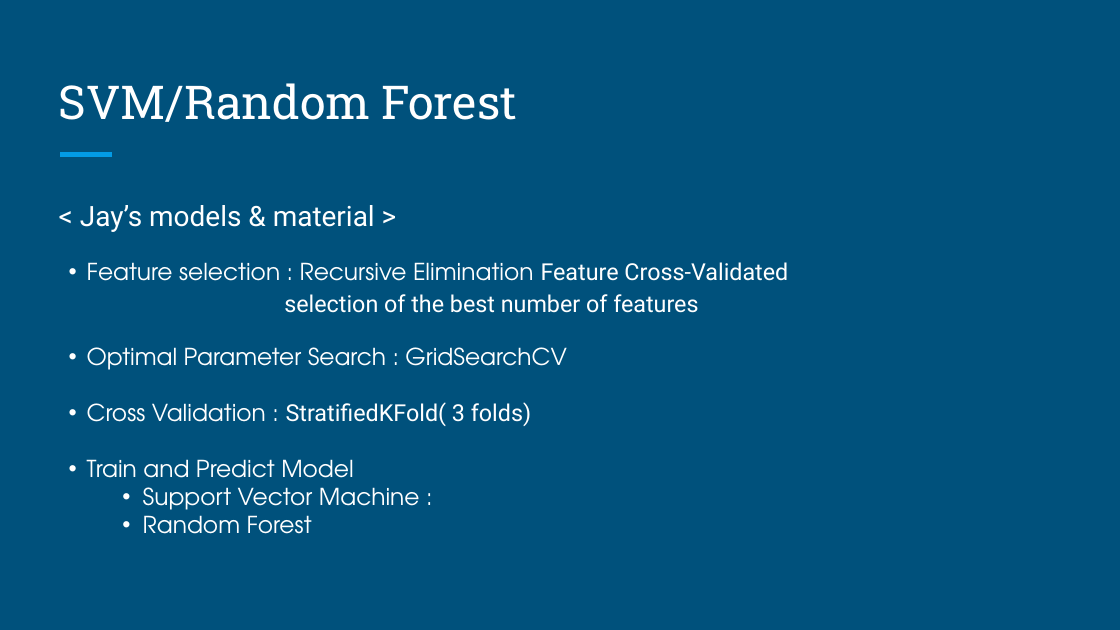
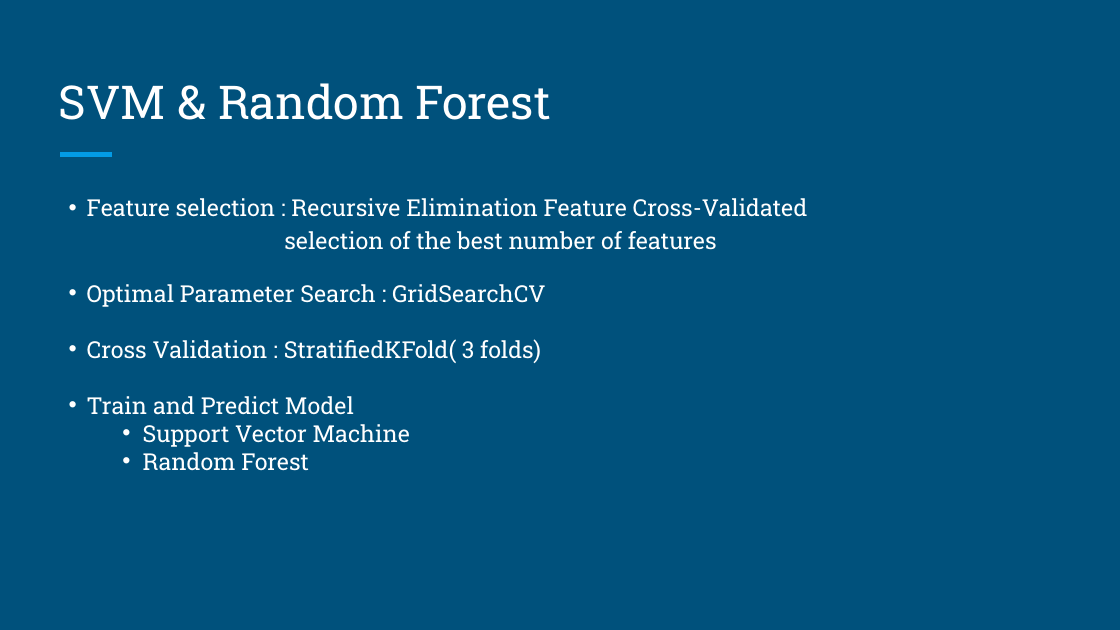
Before and after one commit to bhavika/Frida, a slide deck: slide 9 of CS688_ProjectPresentation.pptx. Drawn at 1120x630 pixels with LibreOffice and Linux fonts; fonts in the diff are those of the drawing. Boxes give left, top, right and bottom in pixels: in the first picture for what was removed or moved away, otherwise in the second. Text is boxed around its words. In the diff, an @@ line names an element or a change of style, - is before the commit and + after.

```diff
--- a/CS688_ProjectPresentation.pptx
+++ b/CS688_ProjectPresentation.pptx
@@ title at (x1=59, y1=83, x2=551, y2=120): text changed @@
-SVM/Random Forest
+SVM & Random Forest
@@ text at (x1=80, y1=205, x2=375, y2=232): paragraph removed @@
-< Jay’s models & material >
@@ text at (x1=87, y1=198, x2=808, y2=471): font TeX Gyre Adventor to Roboto Slab in "Feature selection : Recursive Elimination", "Optimal Parameter Search : GridSearchCV", "Cross Validation :", "Train and Predict Model" and 1 more places; font Roboto to Roboto Slab in "Feature Cross-Validated", "selection of the best number of features", "StratifiedKFold( 3 folds)" @@
@@ text at (x1=143, y1=424, x2=410, y2=447): text changed; font TeX Gyre Adventor to Roboto Slab @@
-  • Support Vector Machine :
+  • Support Vector Machine
```
Also in this commit, not shown: 6 other slides changed, 3 slides added, 2 slides removed, 1 other file.
